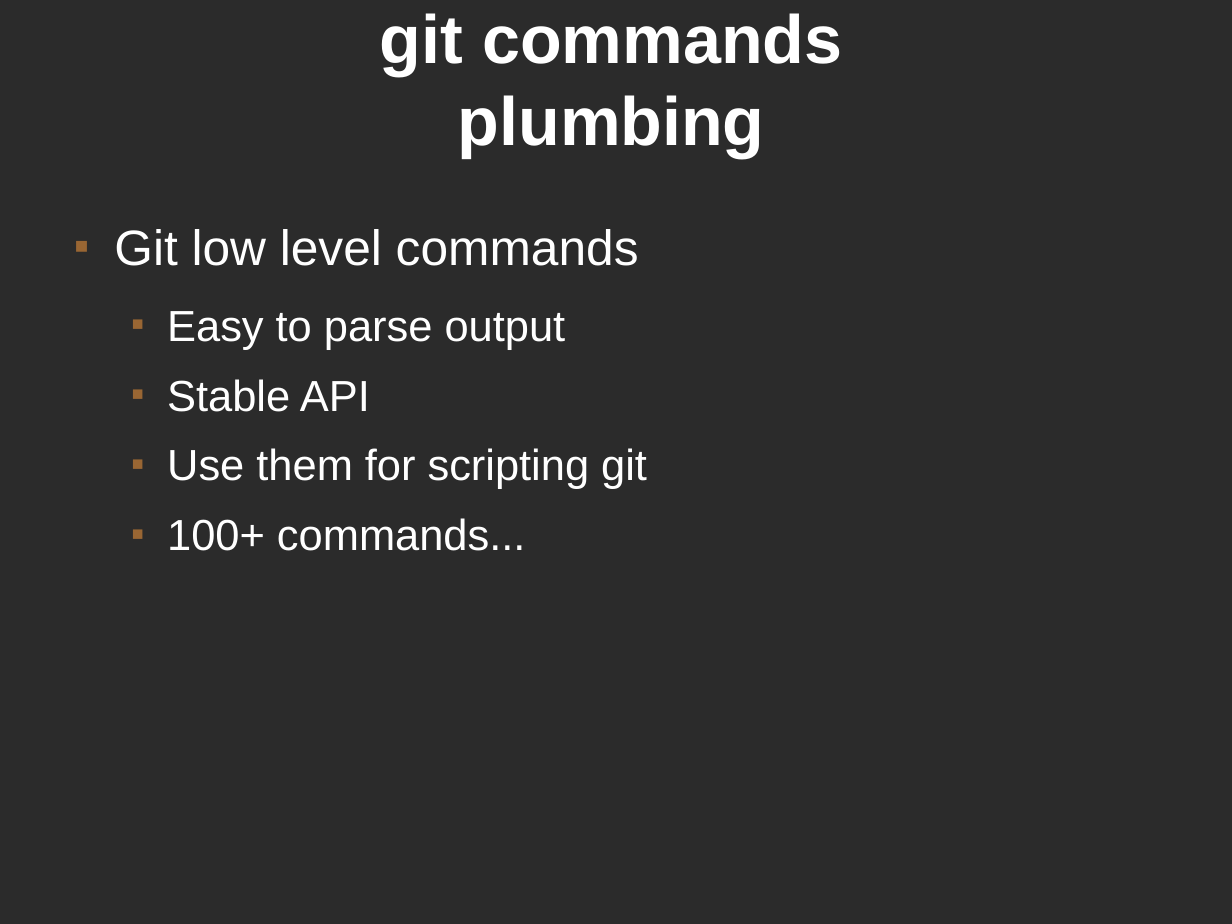
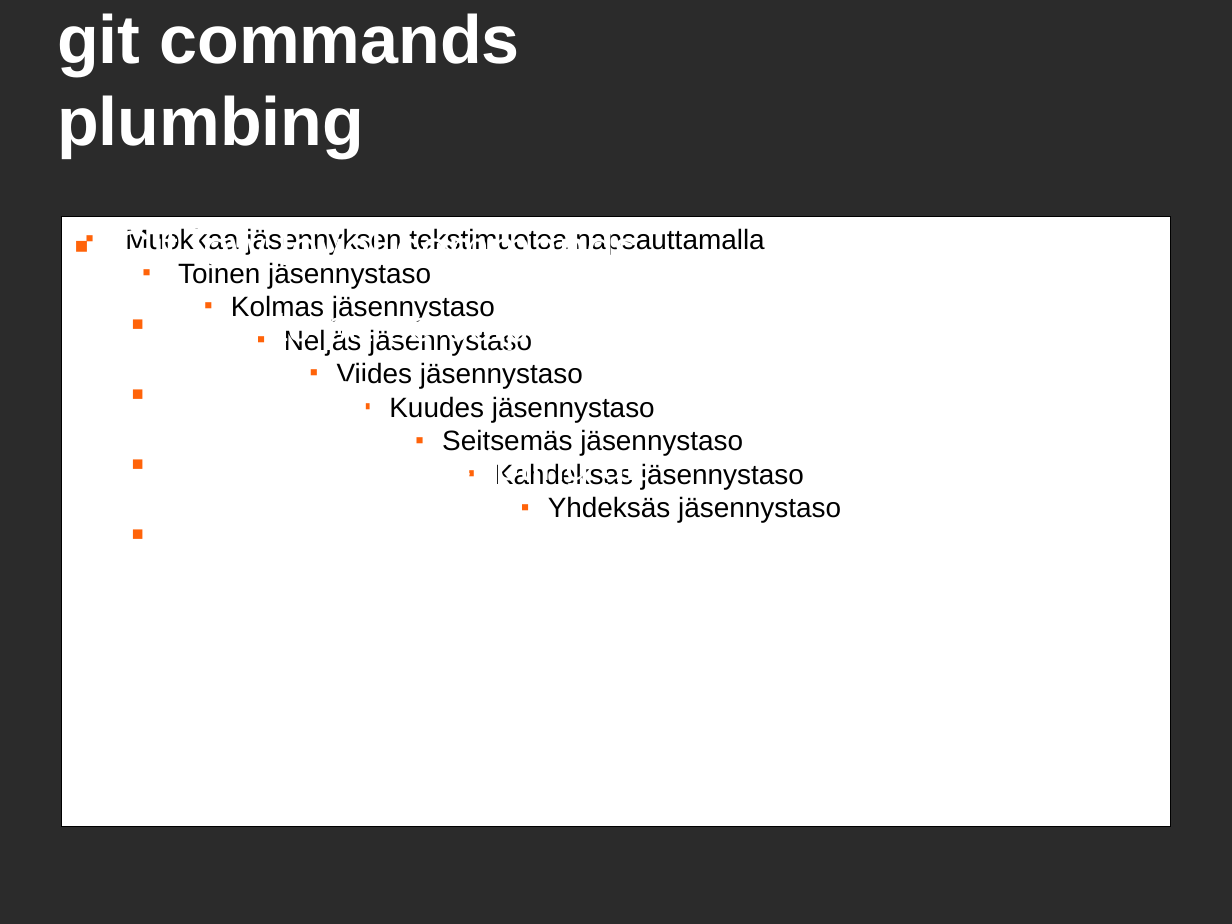
Before and after one commit to glonnon/git-demo, a slide deck: slide 39 of git_boise_web_tech.odp. Drawn at 1232x924 pixels with LibreOffice and Linux fonts; fonts in the diff are those of the drawing; background and template pictures are left out; a plain dark background stands for a picture behind light text. Boxes give left, top, right and bottom in pixels: in the first picture for what was removed or moved away, otherwise in the second. Text is boxed around its words. In the diff, an @@ line names an element or a change of style, - is before the commit and + after.

Commit message:
more changes...

```diff
--- a/git_boise_web_tech.odp
+++ b/git_boise_web_tech.odp
@@ title "git commands plumbing" at [57,13,519,158]: alignment centre to left @@
@@ text "Git low level commands" at [114,228,647,491]: bullet colour #996633 to #FF6309 @@
@@ rectangle added at [61,216,1171,826], fill #FFFFFF, outline #000000 0 pt, 18 pt, text #000000 @@
+■ Muokkaa jäsennyksen tekstimuotoa napsauttamalla
+  ■ Toinen jäsennystaso
+    ■ Kolmas jäsennystaso
+      ■ Neljäs jäsennystaso
+        ■ Viides jäsennystaso
+          ■ Kuudes jäsennystaso
+            ■ Seitsemäs jäsennystaso
+              ■ Kahdeksas jäsennystaso
+                ■ Yhdeksäs jäsennystaso
```
Also in this commit, not shown: 42 other slides changed.
